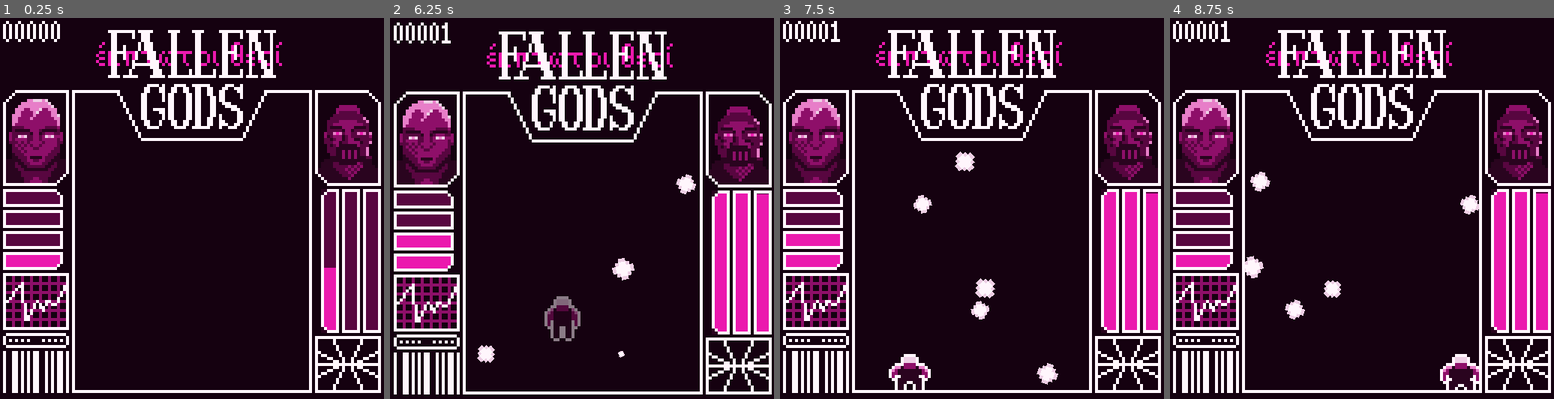
Above: before the commit, frames 1-4 (left to right).
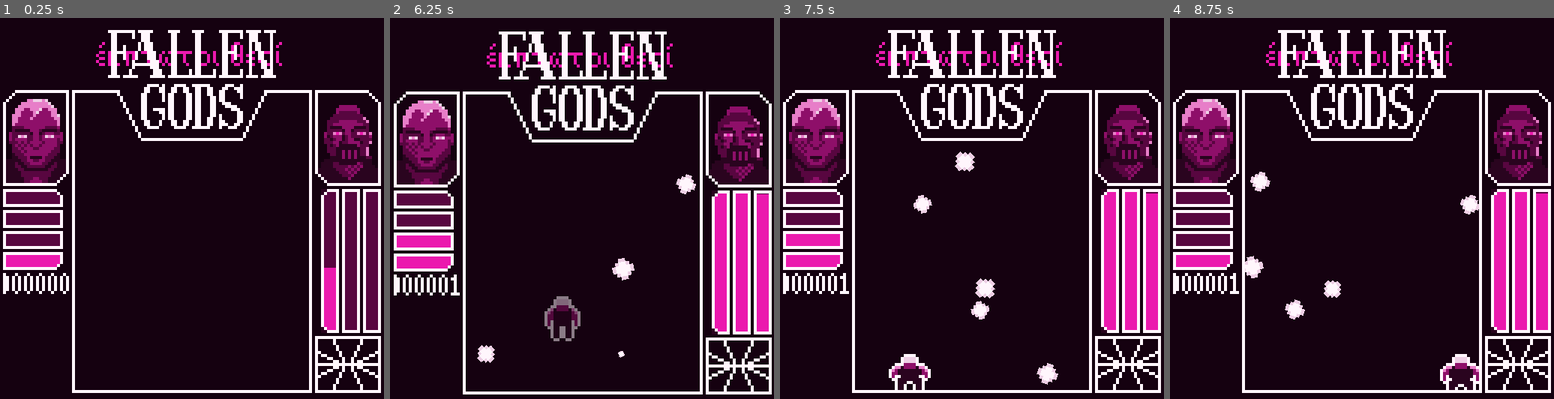
Above: after the commit, the same moments.

Repository: MaxenceCaronLasne/fallen-gods
Game: Godot game, scene res://game_scene.tscn
Two runs of this game, one before a commit and one after it. Both use one fixed random seed, a clock stepped at 60 frames per second and the inputs below.
Inputs:
- Up to frame 1 (0.25 s): no input
- Up to frame 2 (6.25 s): hold Right (right) 0.53-2.03 s; tap Space (jump) at 0.77, 1.52, 3.02, 3.77, 4.52, 6.02 s; hold Left (left) 2.03-2.78 s; hold Right (right) 2.78-4.28 s; hold Left (left) 4.28-5.03 s; hold Right (right) 5.03-5.78 s; hold Left (left) from 5.78 s (still down)
- Up to frame 3 (7.5 s): tap Space (jump) at 6.77 s; release Left (left) at 7.28 s; hold Right (right) from 7.28 s (still down)
- Up to frame 4 (8.75 s): keep holding Right (right); tap Space (jump) at 7.52 s

The runs differ from the first frame. In frame 1, 3.4% of the frame differs, in the area x 0-18%, y 0-99%; in frame 2, 3.4%; in frame 3, 3.4%; in frame 4, 3.4%.

Commit message:
fix: coin counter position

Diff:
--- a/ui.tscn
+++ b/ui.tscn
@@ -8,6 +8,7 @@
 [ext_resource type="Texture2D" uid="uid://eii487oomcel" path="res://assets/ui_boss_jauge_bar.png" id="6_6sc2p"]
 [ext_resource type="Texture2D" uid="uid://d1bwhsuhbk0lu" path="res://assets/ui_boss_jauge_frame_alt.png" id="7_skh53"]
 [ext_resource type="PackedScene" uid="uid://drq2axx5gef0v" path="res://counter.tscn" id="8_cllbd"]
+[ext_resource type="Texture2D" uid="uid://cy7ghyoj3r52v" path="res://assets/drachma_symbol.png" id="9_5x0et"]
 
 [node name="Ui" type="Node2D"]
 script = ExtResource("1_p7l0q")
@@ -68,4 +69,9 @@
 texture_progress = ExtResource("6_6sc2p")
 
 [node name="CoinCounter" parent="." instance=ExtResource("8_cllbd")]
-position = Vector2(1, 1)
+position = Vector2(4, 85)
+
+[node name="Sprite2D" type="Sprite2D" parent="CoinCounter"]
+position = Vector2(-3, -2)
+texture = ExtResource("9_5x0et")
+centered = false
Binary file added: assets/drachma_symbol.aseprite
Binary file added: assets/drachma_symbol.png
Not shown, added: assets/drachma_symbol.png.import
Binary file changed: assets/ui.aseprite
Binary file changed: assets/ui.png
Not shown: 1 places in ui.tscn that only renumber resources
Not shown, changed: log.org
